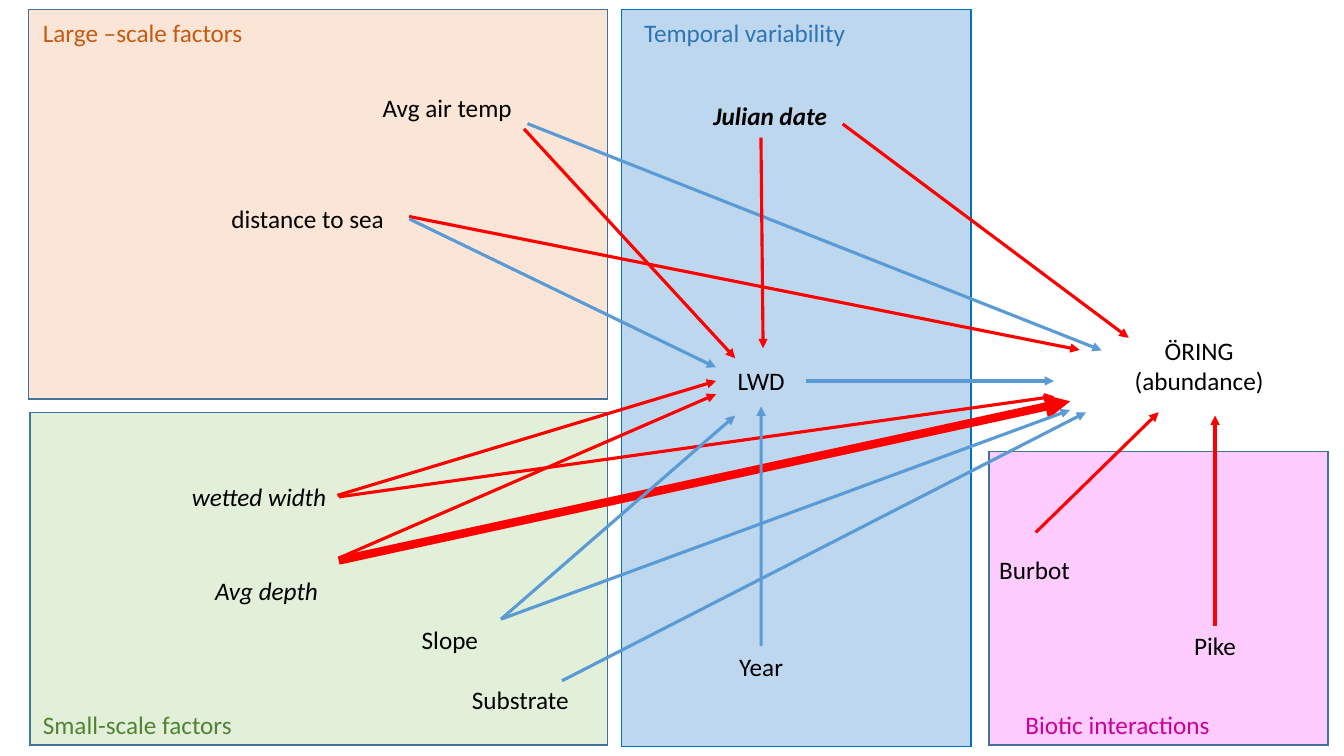
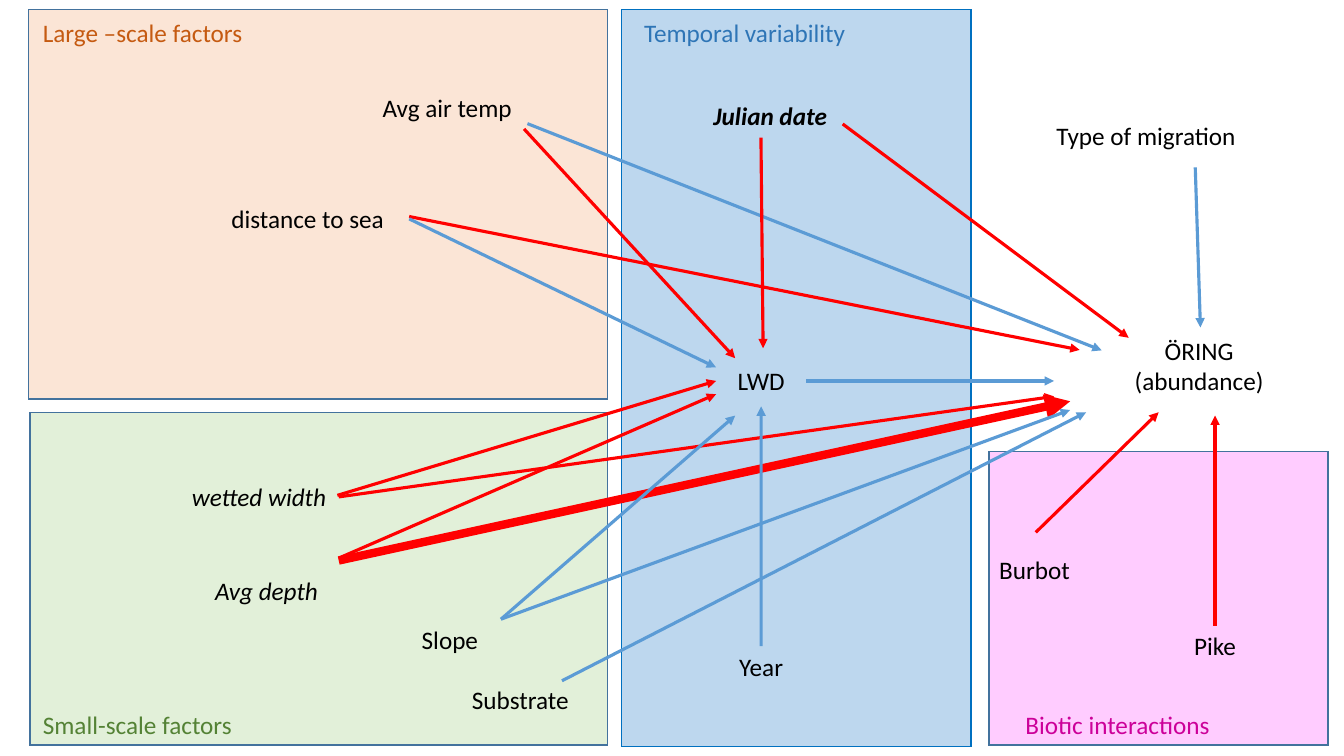
Before and after one commit to SerenaDonadi/Dod-ved, a slide deck: slide 18 of Electrofish data/LWD_analyses.pptx. Drawn at 1344x756 pixels with LibreOffice and Linux fonts; fonts in the diff are those of the drawing. Boxes give left, top, right and bottom in pixels: in the first picture for what was removed or moved away, otherwise in the second. Text is boxed around its words. In the diff, an @@ line names an element or a change of style, - is before the commit and + after.

```diff
--- a/Electrofish data/LWD_analyses.pptx
+++ b/Electrofish data/LWD_analyses.pptx
@@ text added at box(1056, 127, 1235, 150), 18 pt, text #000000 @@
+Type of migration
@@ arrow added from (1196, 167) to (1201, 328), #5B9BD5 2.25 pt @@
```
Also in this commit, not shown: 5 other slides changed, 2 slides added, 1 other file.
